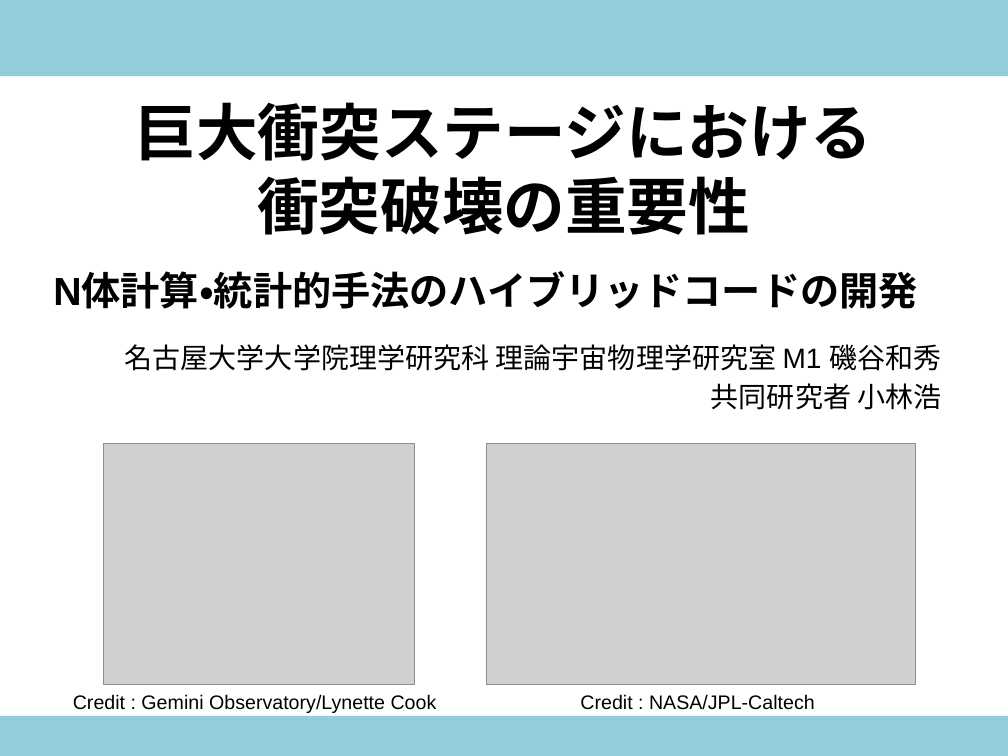
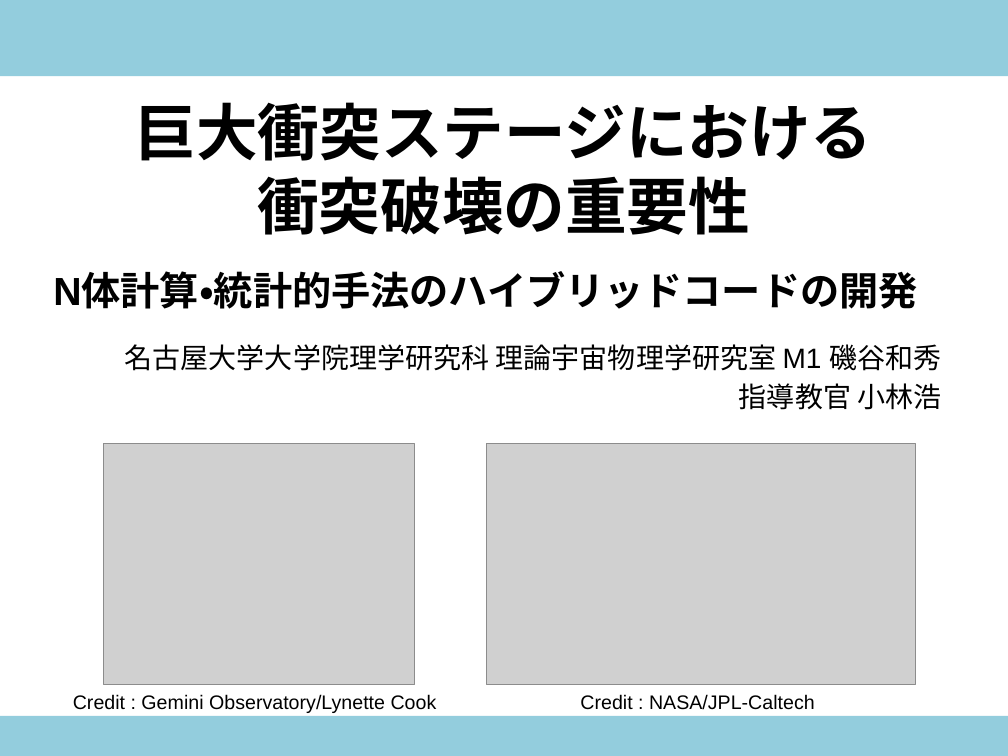
Before and after one commit to kazpc1215/Summer_School_2017, a slide deck: slide 1 of isoya20170727_ver1.pptx. Drawn at 1008x756 pixels with LibreOffice and Linux fonts; fonts in the diff are those of the drawing; grey boxes stand for pictures. Boxes give left, top, right and bottom in pixels: in the first picture for what was removed or moved away, otherwise in the second. Text is boxed around its words. In the diff, an @@ line names an element or a change of style, - is before the commit and + after.

```diff
--- a/isoya20170727_ver1.pptx
+++ b/isoya20170727_ver1.pptx
@@ subtitle at (x1=739, y1=383, x2=941, y2=410): text changed @@
-共同研究者 小林浩
+指導教官 小林浩
```
Also in this commit, not shown: 4 other slides changed, 3 slides added, 5 other files.
